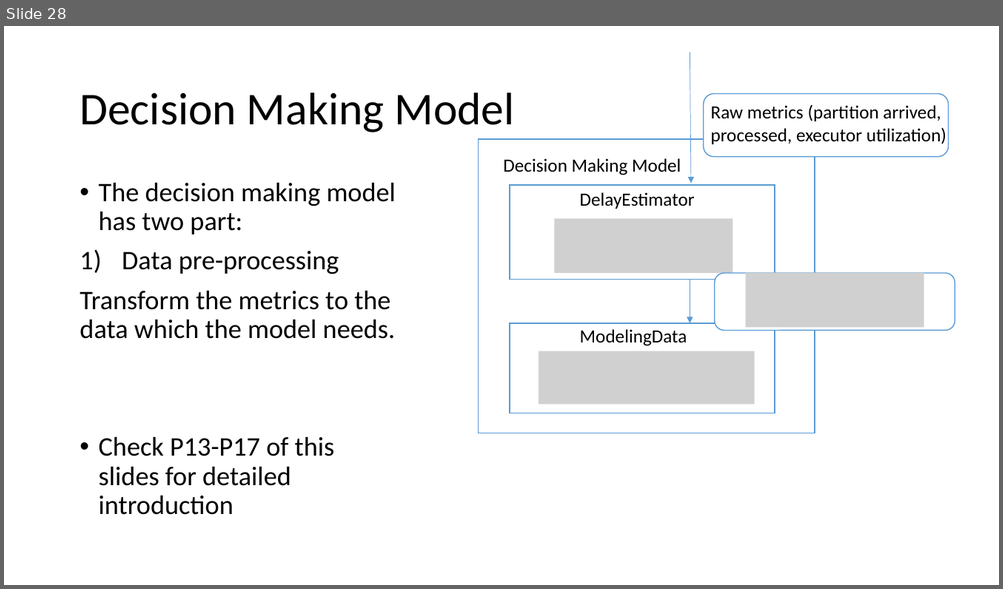
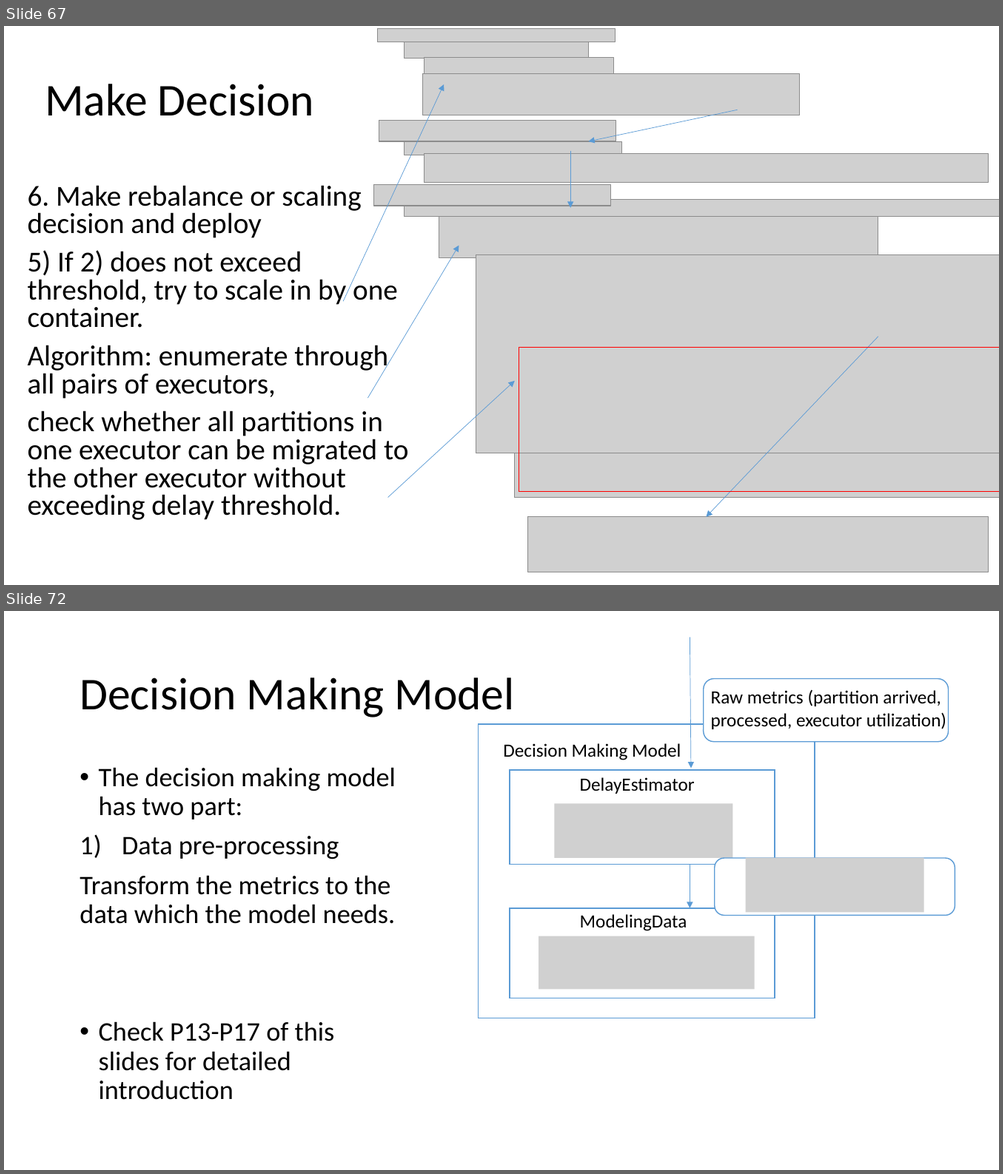
Before and after one commit to Swrrt/Samza-Documents, a slide deck: Documentation/DelayGuaranteeStructure.pptx. Shown one above the other, each under a label of ours: slide 28 before the commit, slides 67 and 72 after it; the slides between them are not shown. The pictures are 1003x589 and 1003x1174 pixels, drawn with LibreOffice and Linux fonts; fonts in the diff are those of the drawing; grey boxes stand for pictures. Boxes give left, top, right and bottom in pixels: in the first picture for what was removed or moved away, otherwise in the second. Text is boxed around its words. In the diff, an @@ line names an element or a change of style, - is before the commit and + after.

```diff
--- a/Documentation/DelayGuaranteeStructure.pptx
+++ b/Documentation/DelayGuaranteeStructure.pptx
@@ slide 67 added at [4, 26, 999, 585], background #FFFFFF @@
@@ picture added at [378, 28, 615, 42] @@
@@ picture added at [404, 42, 588, 58] @@
@@ picture added at [424, 58, 614, 75] @@
@@ title added at [45, 84, 315, 116], 44 pt, text #000000 @@
+Make Decision
@@ arrow added from (344, 301) to (444, 84), #5B9BD5 0.5 pt @@
@@ picture added at [423, 74, 800, 115] @@
@@ arrow added from (737, 110) to (588, 141), #5B9BD5 0.5 pt @@
@@ picture added at [379, 121, 617, 141] @@
@@ picture added at [404, 141, 622, 156] @@
@@ picture added at [424, 153, 988, 184] @@
@@ arrow added from (570, 150) to (570, 208), #5B9BD5 0.5 pt @@
@@ text added at [28, 185, 408, 520], 28 pt, text #000000 @@
+6. Make rebalance or scaling decision and deploy
+5) If 2) does not exceed threshold, try to scale in by one container.
+Algorithm: enumerate through all pairs of executors,
+check whether all partitions in one executor can be migrated to the other executor without exceeding delay threshold.
@@ picture added at [374, 185, 612, 206] @@
@@ picture added at [404, 199, 999, 216] @@
@@ picture added at [439, 216, 879, 258] @@
@@ arrow added from (368, 398) to (459, 245), #5B9BD5 0.5 pt @@
@@ picture added at [475, 255, 999, 454] @@
@@ arrow added from (879, 336) to (706, 517), #5B9BD5 0.5 pt @@
@@ rectangle added at [519, 348, 999, 492], outline #FF0000 1 pt @@
@@ arrow added from (387, 497) to (515, 381), #5B9BD5 0.5 pt @@
@@ picture added at [515, 454, 999, 497] @@
@@ picture added at [528, 517, 988, 572] @@
@@ what was slide 28 is now slide 72 @@
```
Also in this commit, not shown: 15 slides changed, 57 other slides added, 10 slides removed.
